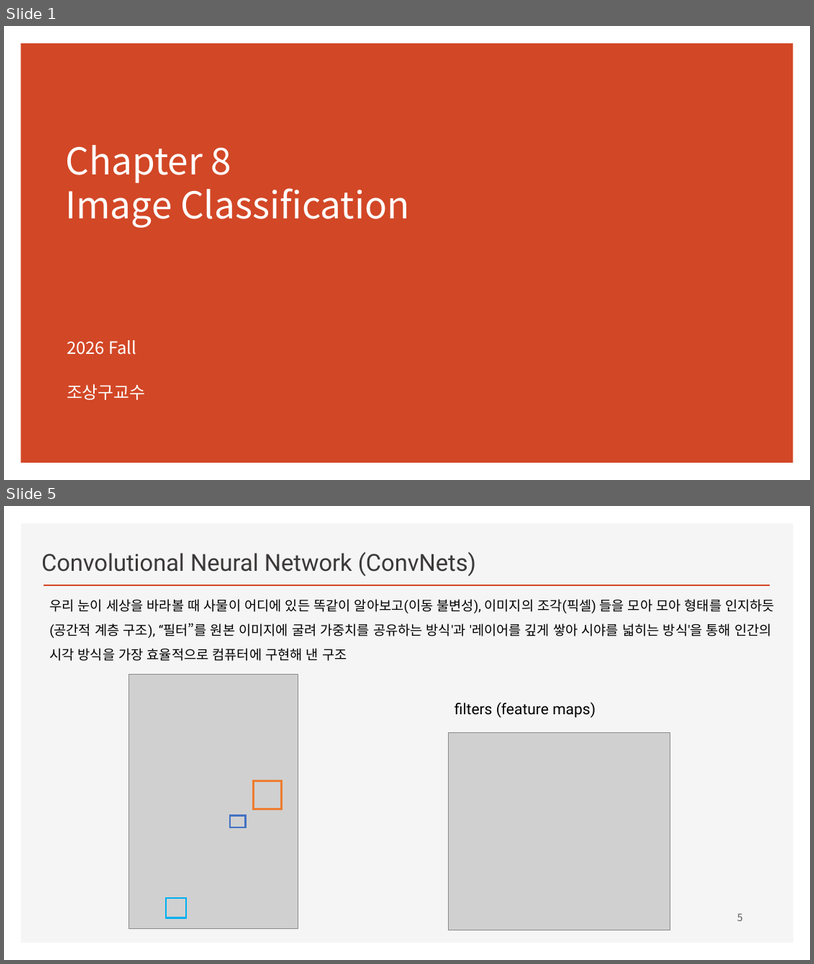
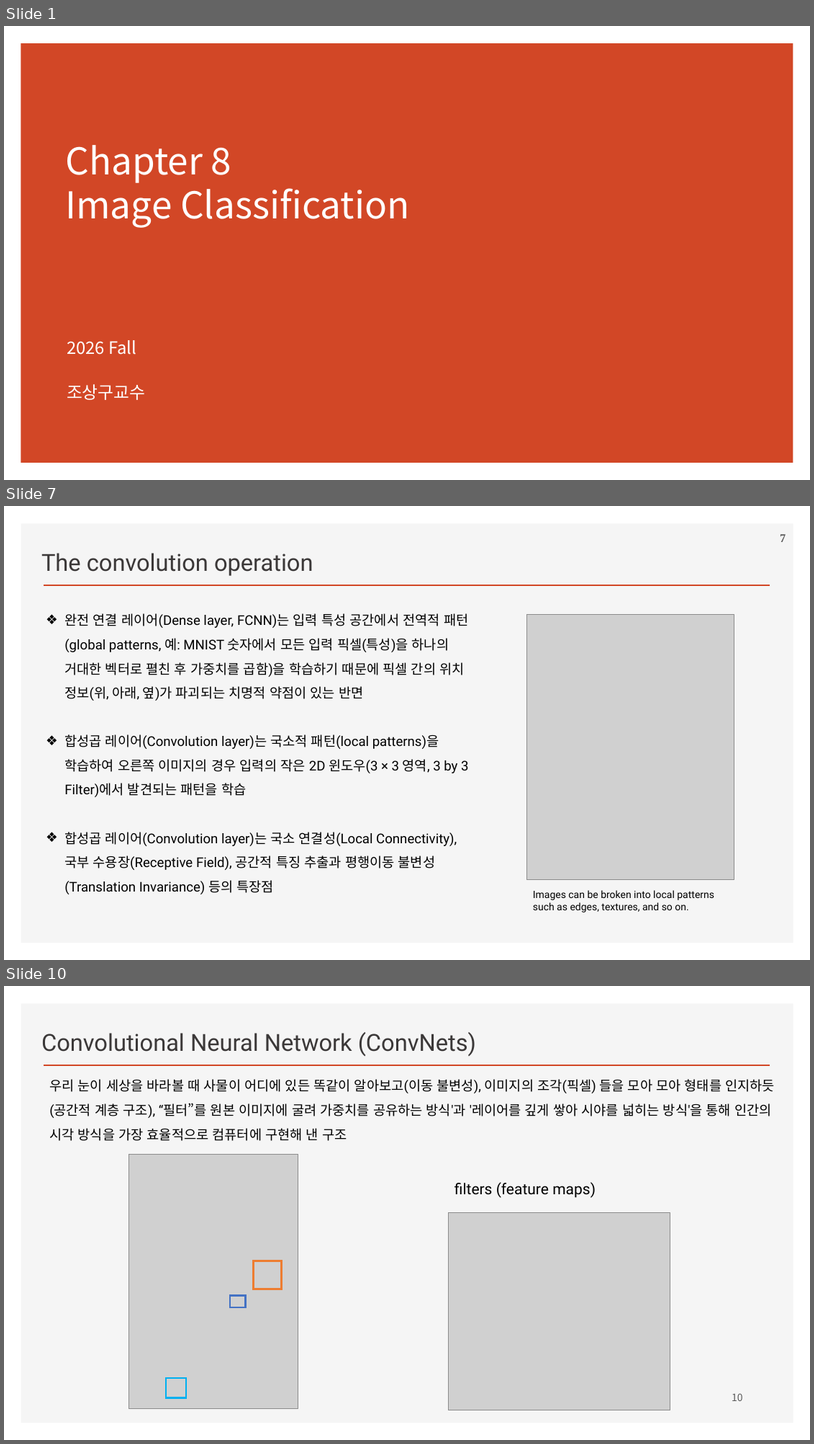
Before and after one commit to ancestor9/2026_Fall_Deep-Learning-with-Python, a slide deck: Chapter 08 Image Classification.pptx. Shown one above the other, each under a label of ours: slides 1 and 5 before the commit, slides 1, 7 and 10 after it; the slides between them are not shown. The pictures are 814x964 and 814x1444 pixels, drawn with LibreOffice and Linux fonts; fonts in the diff are those of the drawing; grey boxes stand for pictures; background and template pictures are left out. Boxes give left, top, right and bottom in pixels: in the first picture for what was removed or moved away, otherwise in the second. Text is boxed around its words. In the diff, an @@ line names an element or a change of style, - is before the commit and + after.

```diff
--- a/Chapter 08 Image Classification.pptx
+++ b/Chapter 08 Image Classification.pptx
@@ slide 7 added at (4, 506, 810, 960), background #FFFFFF; not listed: 2 template elements that a slide beside it also shows @@
@@ page number added at (780, 534, 786, 542), 14 pt, text #595959, bold @@
+7
@@ text added at (41, 553, 314, 576), 28 pt, text #3B3838 @@
+The convolution operation
@@ text added at (64, 613, 468, 894), 16 pt, text #000000 @@
+❖ 완전 연결 레이어(Dense layer, FCNN)는 입력 특성 공간에서 전역적 패턴(global patterns, 예: MNIST 숫자에서 모든 입력 픽셀(특성)을 하나의 거대한 벡터로 펼친 후 가중치를 곱함)을 학습하기 때문에 픽셀 간의 위치 정보(위, 아래, 옆)가 파괴되는 치명적 약점이 있는 반면
+❖ 합성곱 레이어(Convolution layer)는 국소적 패턴(local patterns)을 학습하여 오른쪽 이미지의 경우 입력의 작은 2D 윈도우(3 × 3 영역, 3 by 3 Filter)에서 발견되는 패턴을 학습
+❖ 합성곱 레이어(Convolution layer)는 국소 연결성(Local Connectivity), 국부 수용장(Receptive Field), 공간적 특징 추출과 평행이동 불변성(Translation Invariance) 등의 특장점
@@ picture added at (527, 614, 735, 879) @@
@@ text added at (533, 890, 715, 912), 12 pt, text #000000 @@
+Images can be broken into local patterns such as edges, textures, and so on.
@@ what was slide 5 is now slide 10 @@
@@ page number at (732, 1393, 743, 1401): text changed @@
-5
+10
```
Also in this commit, not shown: 7 slides changed, 5 other slides added, 1 slide removed.
